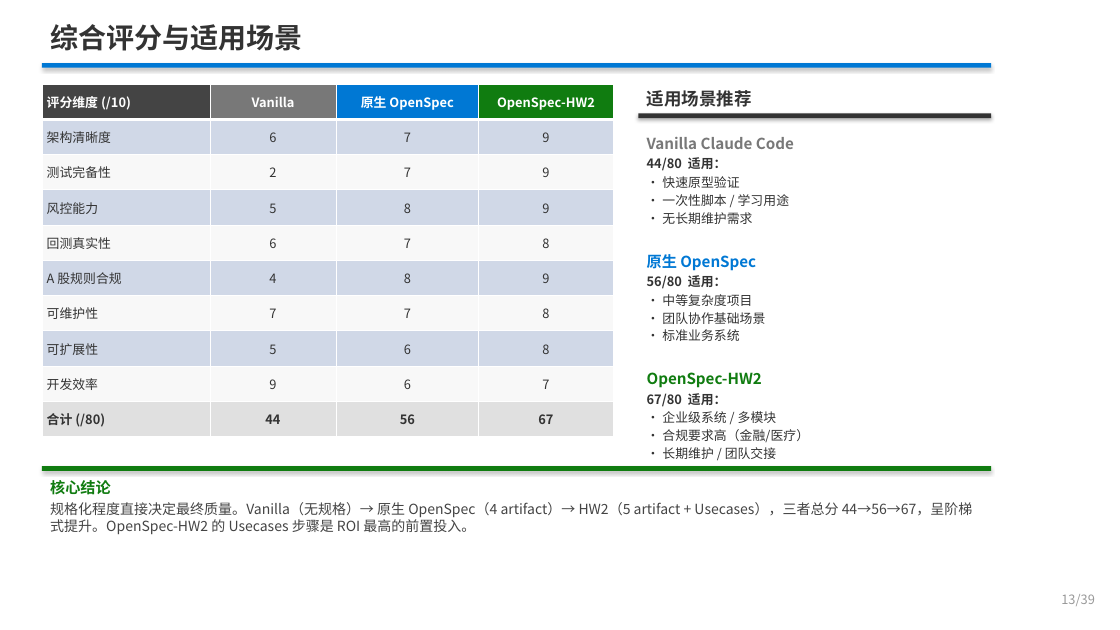
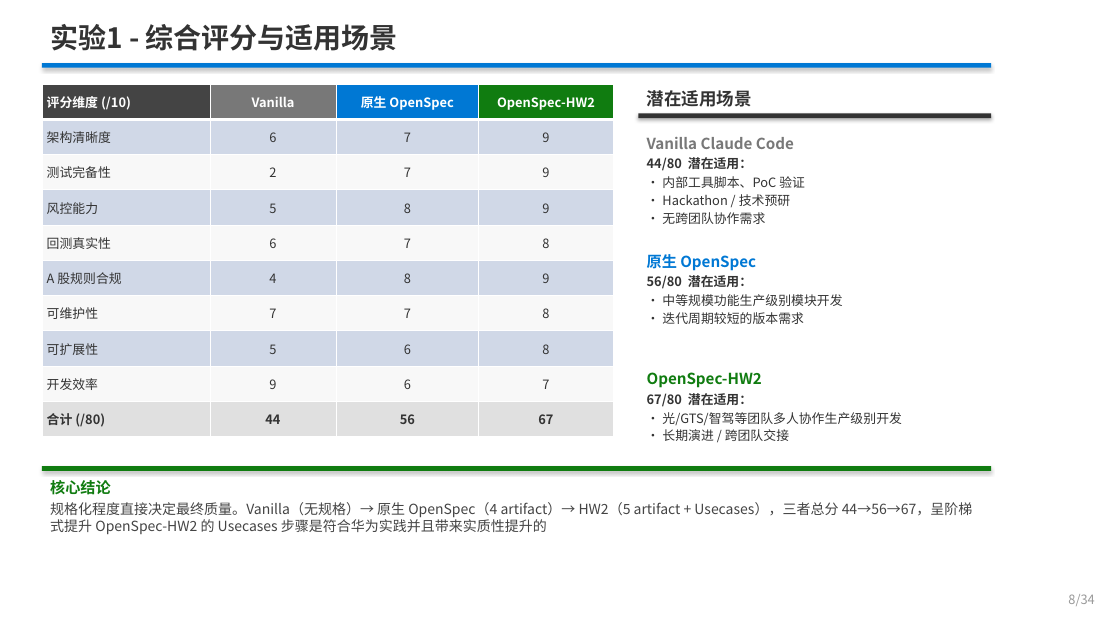
Before and after one commit to ZhifeiDou/OpenSpec_Modify, a slide deck: slide 8 of OpenSpec_技术研究汇报.pptx (slide 9 before the commit). Drawn at 1120x630 pixels with LibreOffice and Linux fonts; fonts in the diff are those of the drawing. Boxes give left, top, right and bottom in pixels: in the first picture for what was removed or moved away, otherwise in the second. Text is boxed around its words. In the diff, an @@ line names an element or a change of style, - is before the commit and + after.

```diff
--- a/OpenSpec_技术研究汇报.pptx
+++ b/OpenSpec_技术研究汇报.pptx
@@ text at [50,24,398,51]: text changed @@
-综合评分与适用场景
+实验1 - 综合评分与适用场景
@@ text at [647,90,752,107]: text changed @@
-适用场景推荐
+潜在适用场景
@@ text at [647,157,805,224]: text changed @@
-44/80 适用：
-• 快速原型验证
-• 一次性脚本 / 学习用途
-• 无长期维护需求
+44/80 潜在适用：
+• 内部工具脚本、PoC 验证
+• Hackathon / 技术预研
+• 无跨团队协作需求
@@ text at [647,275,842,324]: text changed @@
-56/80 适用：
-• 中等复杂度项目
-• 团队协作基础场景
-• 标准业务系统
+56/80 潜在适用：
+• 中等规模功能生产级别模块开发
+• 迭代周期较短的版本需求
@@ text at [647,393,902,441]: text changed @@
-67/80 适用：
-• 企业级系统 / 多模块
-• 合规要求高（金融/医疗）
-• 长期维护 / 团队交接
+67/80 潜在适用：
+• 光/GTS/智驾等团队多人协作生产级别开发
+• 长期演进 / 跨团队交接
@@ text at [50,502,973,534]: text changed @@
-规格化程度直接决定最终质量。Vanilla（无规格）→ 原生 OpenSpec（4 artifact）→ HW2（5 artifact + Usecases），三者总分 44→56→67，呈阶梯式提升。OpenSpec-HW2 的 Usecases 步骤是 ROI 最高的前置投入。
+规格化程度直接决定最终质量。Vanilla（无规格）→ 原生 OpenSpec（4 artifact）→ HW2（5 artifact + Usecases），三者总分 44→56→67，呈阶梯式提升 OpenSpec-HW2 的 Usecases 步骤是符合华为实践并且带来实质性提升的
@@ text at [1068,594,1094,606]: text changed @@
-13/39
+8/34
```
Also in this commit, not shown: 23 other slides changed, 13 slides added, 11 slides removed.
